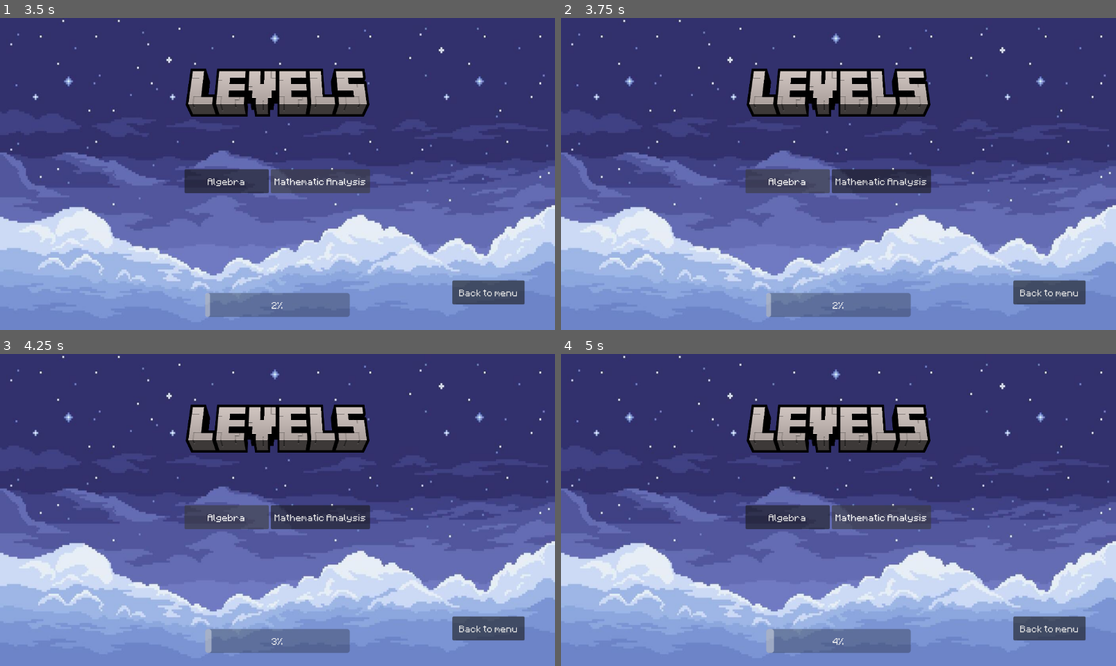
Above: before the commit, frames 1-4 (two rows, left to right).
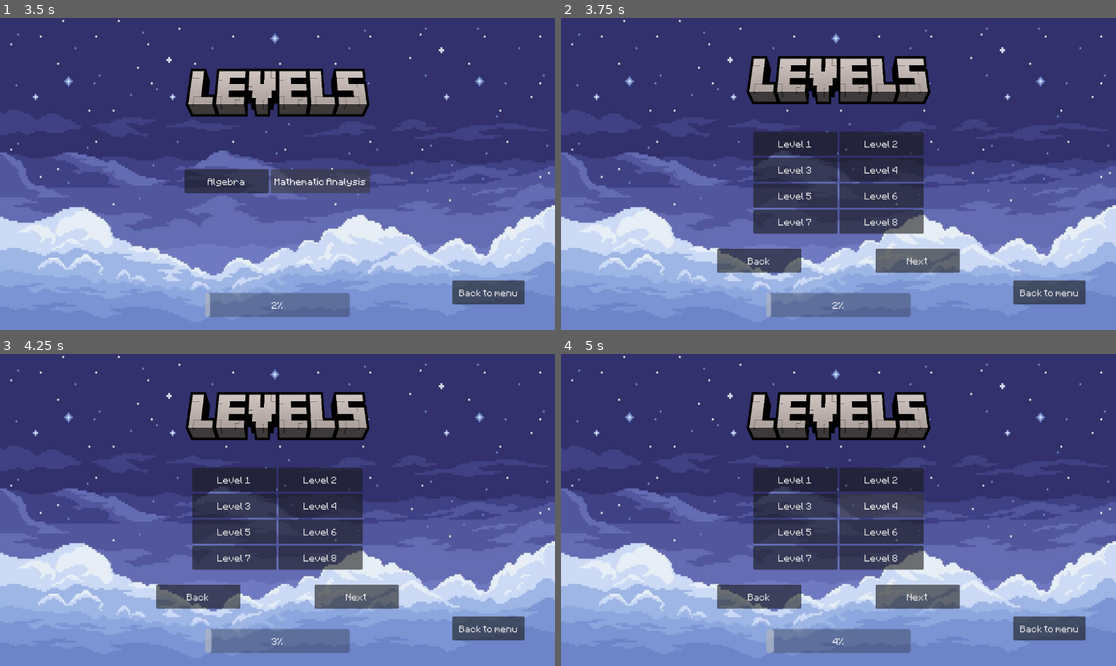
Above: after the commit, the same moments.

Repository: Mikinyil/InfoEducatie2026
Game: Godot game, scene res://Assets/Scenes/Test.tscn
The game is run twice, just before and just after one commit, with the same random seed, the same clock (stepped at 60 frames per second) and the same inputs.
Inputs (mouse positions are in pixels of both pictures, inside the frame that each line leads up to):
- Up to frame 1 (3.5 s): click "Start" at 0.5 s; click "Options" at 1.25 s; click "Back to menu" at 2 s; click "Levels" at 2.75 s
- Up to frame 2 (3.75 s): click "Algebra" at 3.5 s
- Up to frame 3 (4.25 s): no input
- Up to frame 4 (5 s): click (882, 516) at 4.25 s, where only the run before the commit has a clickable "Mathematic Analysis"

Frame 1 is identical in both runs. In frame 2, 15% of the frame differs, in the area x 28-72%, y 12-82%; in frame 3, 15%; in frame 4, 15%.

Commit message:
Add files via upload

Diff:
--- /dev/null
+++ b/Mathplex_IE_2026/Assets/Scenes/Levels.gd
@@ -0,0 +1,26 @@
+extends GridContainer
+
+@onready var button1 = $Button
+@onready var button2 = $Button2
+@onready var button3 = $Button3
+@onready var button4 = $Button4
+@onready var button5 = $Button5
+@onready var button6 = $Button6
+@onready var button7 = $Button7
+@onready var button8 = $Button8
+
+
+
+func _on_button_pressed(a: int) -> void:
+	print(a)
+
+
+func level_enter(extra_arg_0: int) -> void:
+	button1.text = "Level 1"
+	button2.text = "Level 2"
+	button3.text = "Level 3"
+	button4.text = "Level 4"
+	button5.text = "Level 5"
+	button6.text = "Level 6"
+	button7.text = "Level 7"
+	button8.text = "Level 8"
--- /dev/null
+++ b/Mathplex_IE_2026/Assets/Scenes/Problem1.gd
@@ -0,0 +1,26 @@
+extends GridContainer
+
+@onready var button1 = $Button
+@onready var button2 = $Button2
+@onready var button3 = $Button3
+@onready var button4 = $Button4
+@onready var correct = 1
+
+signal answercheck()
+
+func level_enter(promp: int) -> void:
+	button1.text = "Answer 1"
+	button2.text = "Answer 2"
+	button3.text = "Answer 3"
+	button4.text = "Answer 4"
+
+	if promp == 1:
+		button1.text = "Answer 1"
+		button2.text = "Answer 2"
+		button3.text = "Answer 3"
+		button4.text = "Answer 4"
+		correct = 2
+
+func answer_enter(answer: int) -> void:
+	if answer == correct:
+		answercheck.emit()
--- a/Mathplex_IE_2026/Assets/Scenes/Test.tscn
+++ b/Mathplex_IE_2026/Assets/Scenes/Test.tscn
@@ -8,6 +8,9 @@
 [ext_resource type="Texture2D" uid="uid://bwmt4rewf7y24" path="res://Assets/Images/Profile.png" id="6_wadwy"]
 [ext_resource type="Texture2D" uid="uid://b4c087has3e5j" path="res://Assets/Images/Levels.png" id="7_76df3"]
 [ext_resource type="Script" uid="uid://brwm0tbviww7" path="res://Assets/Scenes/progress.gd" id="8_6ny4t"]
+[ext_resource type="Script" uid="uid://bu7fcsrvsuv76" path="res://Assets/Scenes/Levels.gd" id="9_alrxd"]
+[ext_resource type="Texture2D" uid="uid://c3jyrx62urix7" path="res://Assets/Images/problem.png" id="10_3avuv"]
+[ext_resource type="Script" uid="uid://cil3cr4qfk8mw" path="res://Assets/Scenes/Problem1.gd" id="11_fba0g"]
 
 [sub_resource type="ImageTexture" id="ImageTexture_76df3"]
 
@@ -287,6 +290,7 @@
 "
 
 [node name="Levels" type="MarginContainer" parent="Menu" unique_id=204757566]
+visible = false
 layout_mode = 2
 
 [node name="GridContainer" type="GridContainer" parent="Menu/Levels" unique_id=215107547]
@@ -374,6 +378,278 @@
 "
 
 [node name="Label2" type="Label" parent="Menu/Levels/GridContainer2" unique_id=1989379025]
+layout_mode = 2
+text = "
+"
+
+[node name="LevelSelector" type="MarginContainer" parent="Menu" unique_id=82260089]
+visible = false
+layout_mode = 2
+
+[node name="GridContainer" type="GridContainer" parent="Menu/LevelSelector" unique_id=1804138864]
+layout_mode = 2
+
+[node name="GridContainer" type="GridContainer" parent="Menu/LevelSelector/GridContainer" unique_id=81089482]
+layout_mode = 2
+size_flags_horizontal = 6
+size_flags_vertical = 2
+
+[node name="Label2" type="Label" parent="Menu/LevelSelector/GridContainer/GridContainer" unique_id=469797759]
+layout_mode = 2
+text = "
+
+"
+
+[node name="TextureRect" type="TextureRect" parent="Menu/LevelSelector/GridContainer/GridContainer" unique_id=1264910336]
+clip_contents = true
+custom_minimum_size = Vector2(300, 100)
+layout_mode = 2
+texture = ExtResource("7_76df3")
+expand_mode = 3
+
+[node name="Label3" type="Label" parent="Menu/LevelSelector/GridContainer/GridContainer" unique_id=283909306]
+layout_mode = 2
+text = "
+"
+
+[node name="Button" type="GridContainer" parent="Menu/LevelSelector/GridContainer" unique_id=662325513]
+layout_mode = 2
+size_flags_horizontal = 6
+size_flags_vertical = 2
+columns = 2
+script = ExtResource("9_alrxd")
+
+[node name="Button" type="Button" parent="Menu/LevelSelector/GridContainer/Button" unique_id=1137130277]
+custom_minimum_size = Vector2(175, 50)
+layout_mode = 2
+theme_override_fonts/font = ExtResource("3_etuvg")
+text = "Level"
+
+[node name="Button2" type="Button" parent="Menu/LevelSelector/GridContainer/Button" unique_id=860988193]
+custom_minimum_size = Vector2(175, 50)
+layout_mode = 2
+theme_override_fonts/font = ExtResource("3_etuvg")
+text = "Level"
+metadata/Level = 0
+
+[node name="Button3" type="Button" parent="Menu/LevelSelector/GridContainer/Button" unique_id=705381303]
+custom_minimum_size = Vector2(175, 50)
+layout_mode = 2
+theme_override_fonts/font = ExtResource("3_etuvg")
+text = "Level"
+metadata/Level = 0
+
+[node name="Button4" type="Button" parent="Menu/LevelSelector/GridContainer/Button" unique_id=621700162]
+custom_minimum_size = Vector2(175, 50)
+layout_mode = 2
+theme_override_fonts/font = ExtResource("3_etuvg")
+text = "Level"
+metadata/Level = 0
+
+[node name="Button5" type="Button" parent="Menu/LevelSelector/GridContainer/Button" unique_id=1795068551]
+custom_minimum_size = Vector2(175, 50)
+layout_mode = 2
+theme_override_fonts/font = ExtResource("3_etuvg")
+text = "Level"
+metadata/Level = 0
+
+[node name="Button6" type="Button" parent="Menu/LevelSelector/GridContainer/Button" unique_id=1208283095]
+custom_minimum_size = Vector2(175, 50)
+layout_mode = 2
+theme_override_fonts/font = ExtResource("3_etuvg")
+text = "Level"
+metadata/Level = 0
+
+[node name="Button7" type="Button" parent="Menu/LevelSelector/GridContainer/Button" unique_id=1248300629]
+custom_minimum_size = Vector2(175, 50)
+layout_mode = 2
+theme_override_fonts/font = ExtResource("3_etuvg")
+text = "Level"
+metadata/Level = 0
+
+[node name="Button8" type="Button" parent="Menu/LevelSelector/GridContainer/Button" unique_id=1353606823]
+custom_minimum_size = Vector2(175, 50)
+layout_mode = 2
+theme_override_fonts/font = ExtResource("3_etuvg")
+text = "Level"
+metadata/Level = 0
+
+[node name="Label" type="Label" parent="Menu/LevelSelector/GridContainer/Button" unique_id=1772984859]
+layout_mode = 2
+
+[node name="Button9" type="GridContainer" parent="Menu/LevelSelector/GridContainer" unique_id=1678960812]
+layout_mode = 2
+size_flags_horizontal = 6
+size_flags_vertical = 2
+columns = 3
+
+[node name="Button" type="Button" parent="Menu/LevelSelector/GridContainer/Button9" unique_id=1326899322]
+custom_minimum_size = Vector2(175, 50)
+layout_mode = 2
+theme_override_fonts/font = ExtResource("3_etuvg")
+text = "Back"
+
+[node name="Label" type="Label" parent="Menu/LevelSelector/GridContainer/Button9" unique_id=1468526975]
+layout_mode = 2
+size_flags_horizontal = 4
+text = "                                   "
+
+[node name="Button2" type="Button" parent="Menu/LevelSelector/GridContainer/Button9" unique_id=1023175820]
+custom_minimum_size = Vector2(175, 50)
+layout_mode = 2
+theme_override_fonts/font = ExtResource("3_etuvg")
+text = "Next"
+
+[node name="Progress" type="GridContainer" parent="Menu/LevelSelector/GridContainer" unique_id=1229620972]
+layout_mode = 2
+size_flags_horizontal = 4
+size_flags_vertical = 8
+script = ExtResource("8_6ny4t")
+
+[node name="ProgressBar" type="ProgressBar" parent="Menu/LevelSelector/GridContainer/Progress" unique_id=167884504]
+custom_minimum_size = Vector2(300, 50)
+layout_mode = 2
+theme_override_fonts/font = ExtResource("3_etuvg")
+rounded = true
+
+[node name="Label" type="Label" parent="Menu/LevelSelector/GridContainer/Progress" unique_id=2047346736]
+layout_mode = 2
+
+[node name="Timer" type="Timer" parent="Menu/LevelSelector/GridContainer/Progress" unique_id=1512504472]
+autostart = true
+
+[node name="GridContainer2" type="GridContainer" parent="Menu/LevelSelector" unique_id=490445569]
+layout_mode = 2
+size_flags_horizontal = 8
+size_flags_vertical = 8
+columns = 2
+
+[node name="MenuButton" type="MenuButton" parent="Menu/LevelSelector/GridContainer2" unique_id=605054804]
+custom_minimum_size = Vector2(150, 50)
+layout_mode = 2
+theme_override_fonts/font = ExtResource("3_etuvg")
+toggle_mode = false
+text = "Back to menu"
+flat = false
+
+[node name="Label" type="Label" parent="Menu/LevelSelector/GridContainer2" unique_id=564508410]
+layout_mode = 2
+text = "
+"
+
+[node name="Label2" type="Label" parent="Menu/LevelSelector/GridContainer2" unique_id=1214363584]
+layout_mode = 2
+text = "
+"
+
+[node name="Level" type="MarginContainer" parent="Menu" unique_id=1920535206]
+layout_mode = 2
+
+[node name="LevelType1" type="MarginContainer" parent="Menu/Level" unique_id=223959990]
+layout_mode = 2
+
+[node name="GridContainer" type="GridContainer" parent="Menu/Level/LevelType1" unique_id=2072183000]
+layout_mode = 2
+
+[node name="GridContainer" type="GridContainer" parent="Menu/Level/LevelType1/GridContainer" unique_id=613756849]
+layout_mode = 2
+size_flags_horizontal = 6
+size_flags_vertical = 2
+
+[node name="Label2" type="Label" parent="Menu/Level/LevelType1/GridContainer/GridContainer" unique_id=99118056]
+layout_mode = 2
+text = "
+
+"
+
+[node name="TextureRect" type="TextureRect" parent="Menu/Level/LevelType1/GridContainer/GridContainer" unique_id=417380043]
+clip_contents = true
+custom_minimum_size = Vector2(300, 100)
+layout_mode = 2
+texture = ExtResource("10_3avuv")
+expand_mode = 3
+
+[node name="Label3" type="Label" parent="Menu/Level/LevelType1/GridContainer/GridContainer" unique_id=307555682]
+layout_mode = 2
+text = "
+"
+
+[node name="Question" type="Label" parent="Menu/Level/LevelType1/GridContainer/GridContainer" unique_id=319322886]
+layout_mode = 2
+text = "Question"
+horizontal_alignment = 1
+
+[node name="Label4" type="Label" parent="Menu/Level/LevelType1/GridContainer/GridContainer" unique_id=455395552]
+layout_mode = 2
+
+[node name="Button" type="GridContainer" parent="Menu/Level/LevelType1/GridContainer" unique_id=785421598]
+layout_mode = 2
+size_flags_horizontal = 6
+size_flags_vertical = 2
+columns = 2
+script = ExtResource("11_fba0g")
+
+[node name="Button" type="Button" parent="Menu/Level/LevelType1/GridContainer/Button" unique_id=944044250]
+custom_minimum_size = Vector2(175, 50)
+layout_mode = 2
+theme_override_fonts/font = ExtResource("3_etuvg")
+text = "Level"
+
+[node name="Button2" type="Button" parent="Menu/Level/LevelType1/GridContainer/Button" unique_id=1794862146]
+custom_minimum_size = Vector2(175, 50)
+layout_mode = 2
+theme_override_fonts/font = ExtResource("3_etuvg")
+text = "Level"
+metadata/Level = 0
+
+[node name="Button3" type="Button" parent="Menu/Level/LevelType1/GridContainer/Button" unique_id=1073424683]
+custom_minimum_size = Vector2(175, 50)
+layout_mode = 2
+theme_override_fonts/font = ExtResource("3_etuvg")
+text = "Level"
+metadata/Level = 0
+
+[node name="Button4" type="Button" parent="Menu/Level/LevelType1/GridContainer/Button" unique_id=1218289508]
+custom_minimum_size = Vector2(175, 50)
+layout_mode = 2
+theme_override_fonts/font = ExtResource("3_etuvg")
+text = "Level"
+metadata/Level = 0
+
+[node name="Label" type="Label" parent="Menu/Level/LevelType1/GridContainer/Button" unique_id=1466361416]
+layout_mode = 2
+
+[node name="Button9" type="GridContainer" parent="Menu/Level/LevelType1/GridContainer" unique_id=1372359921]
+layout_mode = 2
+size_flags_horizontal = 6
+size_flags_vertical = 2
+columns = 3
+
+[node name="Label" type="Label" parent="Menu/Level/LevelType1/GridContainer/Button9" unique_id=879975391]
+layout_mode = 2
+size_flags_horizontal = 4
+text = "                                   "
+
+[node name="GridContainer2" type="GridContainer" parent="Menu/Level/LevelType1" unique_id=1940672912]
+layout_mode = 2
+size_flags_horizontal = 8
+size_flags_vertical = 8
+columns = 2
+
+[node name="MenuButton" type="MenuButton" parent="Menu/Level/LevelType1/GridContainer2" unique_id=237080041]
+custom_minimum_size = Vector2(150, 50)
+layout_mode = 2
+theme_override_fonts/font = ExtResource("3_etuvg")
+toggle_mode = false
+text = "Back to menu"
+flat = false
+
+[node name="Label" type="Label" parent="Menu/Level/LevelType1/GridContainer2" unique_id=926426702]
+layout_mode = 2
+text = "
+"
+
+[node name="Label2" type="Label" parent="Menu/Level/LevelType1/GridContainer2" unique_id=226673240]
 layout_mode = 2
 text = "
 "
@@ -385,5 +661,23 @@
 [connection signal="pressed" from="Menu/Menu/GridContainer/Button/MenuButton3" to="Menu" method="escape"]
 [connection signal="pressed" from="Menu/Options/GridContainer2/MenuButton" to="Menu" method="back_button"]
 [connection signal="pressed" from="Menu/Profile/GridContainer2/MenuButton" to="Menu" method="back_button"]
+[connection signal="pressed" from="Menu/Levels/GridContainer/Button/Button" to="Menu" method="level_levelselector" binds= [1]]
+[connection signal="pressed" from="Menu/Levels/GridContainer/Button/Button" to="Menu/LevelSelector/GridContainer/Button" method="level_enter" binds= [1]]
 [connection signal="timeout" from="Menu/Levels/GridContainer/Progress/Timer" to="Menu/Levels/GridContainer/Progress" method="_on_timer_timeout"]
 [connection signal="pressed" from="Menu/Levels/GridContainer2/MenuButton" to="Menu" method="back_button"]
+[connection signal="pressed" from="Menu/LevelSelector/GridContainer/Button/Button" to="Menu" method="enterlevel"]
+[connection signal="pressed" from="Menu/LevelSelector/GridContainer/Button/Button" to="Menu/LevelSelector/GridContainer/Button" method="_on_button_pressed" binds= [1]]
+[connection signal="pressed" from="Menu/LevelSelector/GridContainer/Button/Button2" to="Menu/LevelSelector/GridContainer/Button" method="_on_button_pressed" binds= [2]]
+[connection signal="pressed" from="Menu/LevelSelector/GridContainer/Button/Button3" to="Menu/LevelSelector/GridContainer/Button" method="_on_button_pressed" binds= [3]]
+[connection signal="pressed" from="Menu/LevelSelector/GridContainer/Button/Button4" to="Menu/LevelSelector/GridContainer/Button" method="_on_button_pressed" binds= [4]]
+[connection signal="pressed" from="Menu/LevelSelector/GridContainer/Button/Button5" to="Menu/LevelSelector/GridContainer/Button" method="_on_button_pressed" binds= [5]]
+[connection signal="pressed" from="Menu/LevelSelector/GridContainer/Button/Button6" to="Menu/LevelSelector/GridContainer/Button" method="_on_button_pressed" binds= [6]]
+[connection signal="pressed" from="Menu/LevelSelector/GridContainer/Button/Button7" to="Menu/LevelSelector/GridContainer/Button" method="_on_button_pressed" binds= [7]]
+[connection signal="pressed" from="Menu/LevelSelector/GridContainer/Button/Button8" to="Menu/LevelSelector/GridContainer/Button" method="_on_button_pressed" binds= [8]]
+[connection signal="timeout" from="Menu/LevelSelector/GridContainer/Progress/Timer" to="Menu/LevelSelector/GridContainer/Progress" method="_on_timer_timeout"]
+[connection signal="pressed" from="Menu/LevelSelector/GridContainer2/MenuButton" to="Menu" method="enterlevel"]
+[connection signal="pressed" from="Menu/Level/LevelType1/GridContainer/Button/Button" to="Menu/Level/LevelType1/GridContainer/Button" method="_on_button_pressed" binds= [1]]
+[connection signal="pressed" from="Menu/Level/LevelType1/GridContainer/Button/Button2" to="Menu/Level/LevelType1/GridContainer/Button" method="_on_button_pressed" binds= [2]]
+[connection signal="pressed" from="Menu/Level/LevelType1/GridContainer/Button/Button3" to="Menu/Level/LevelType1/GridContainer/Button" method="_on_button_pressed" binds= [3]]
+[connection signal="pressed" from="Menu/Level/LevelType1/GridContainer/Button/Button4" to="Menu/Level/LevelType1/GridContainer/Button" method="_on_button_pressed" binds= [4]]
+[connection signal="pressed" from="Menu/Level/LevelType1/GridContainer2/MenuButton" to="Menu" method="back_button"]
--- a/Mathplex_IE_2026/Assets/Scripts/MAIN.gd
+++ b/Mathplex_IE_2026/Assets/Scripts/MAIN.gd
@@ -5,9 +5,12 @@
 @onready var options_screen = $Options
 @onready var profile_screen = $Profile
 @onready var levels_screen = $Levels
+@onready var levelselector_screen = $LevelSelector
+@onready var level_screen = $Level
 
 @export var experience = 85
 
+signal answercheck()
 
 func toggle_visibility(object):
 	object.visible = !object.visible
@@ -31,6 +34,8 @@
 	options_screen.visible = false
 	profile_screen.visible = false
 	levels_screen.visible = false
+	level_screen.visible = false
+	levelselector_screen.visible = false
 
 
 func back_button() -> void:
@@ -39,6 +44,8 @@
 	options_screen.visible = false
 	profile_screen.visible = false
 	levels_screen.visible = false
+	levelselector_screen.visible = false
+	level_screen.visible = false
 
 
 func menu_profile() -> void:
@@ -49,3 +56,12 @@
 func menu_levels() -> void:
 	toggle_visibility(levels_screen)
 	toggle_visibility(menu_screen)
+
+
+func level_levelselector(extra_arg_0: int) -> void:
+	toggle_visibility(levels_screen)
+	toggle_visibility(levelselector_screen)
+
+func enterlevel() -> void:
+	toggle_visibility(levelselector_screen)
+	toggle_visibility(level_screen)
Binary file added: Mathplex_IE_2026/Assets/Images/problem.png
Not shown, added: Mathplex_IE_2026/Assets/Images/problem.png.import
Not shown, added: Mathplex_IE_2026/Assets/Scenes/Levels.gd.uid
Not shown, added: Mathplex_IE_2026/Assets/Scenes/Problem1.gd.uid
Not shown, added: Mathplex_IE_2026/export_presets.cfg
